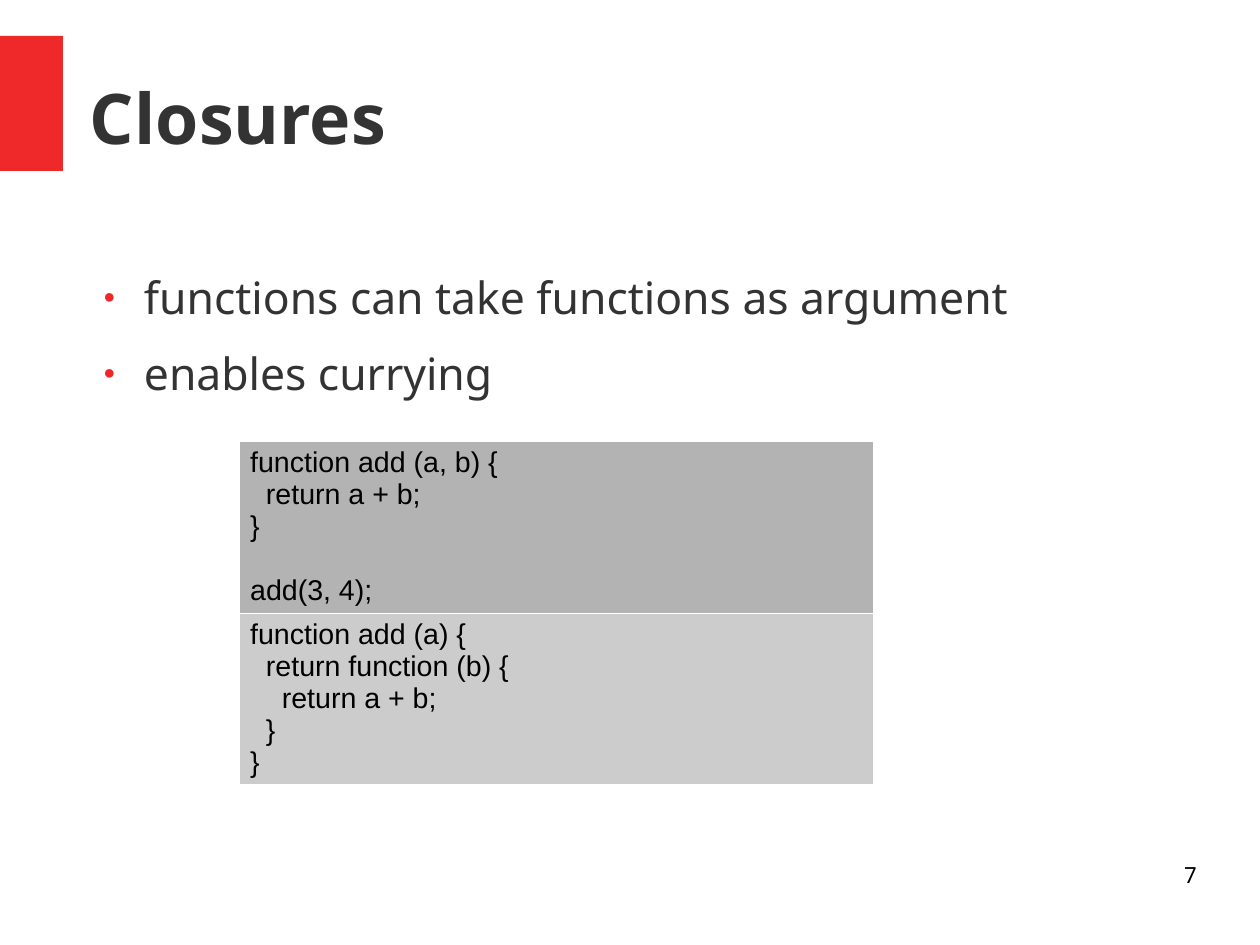
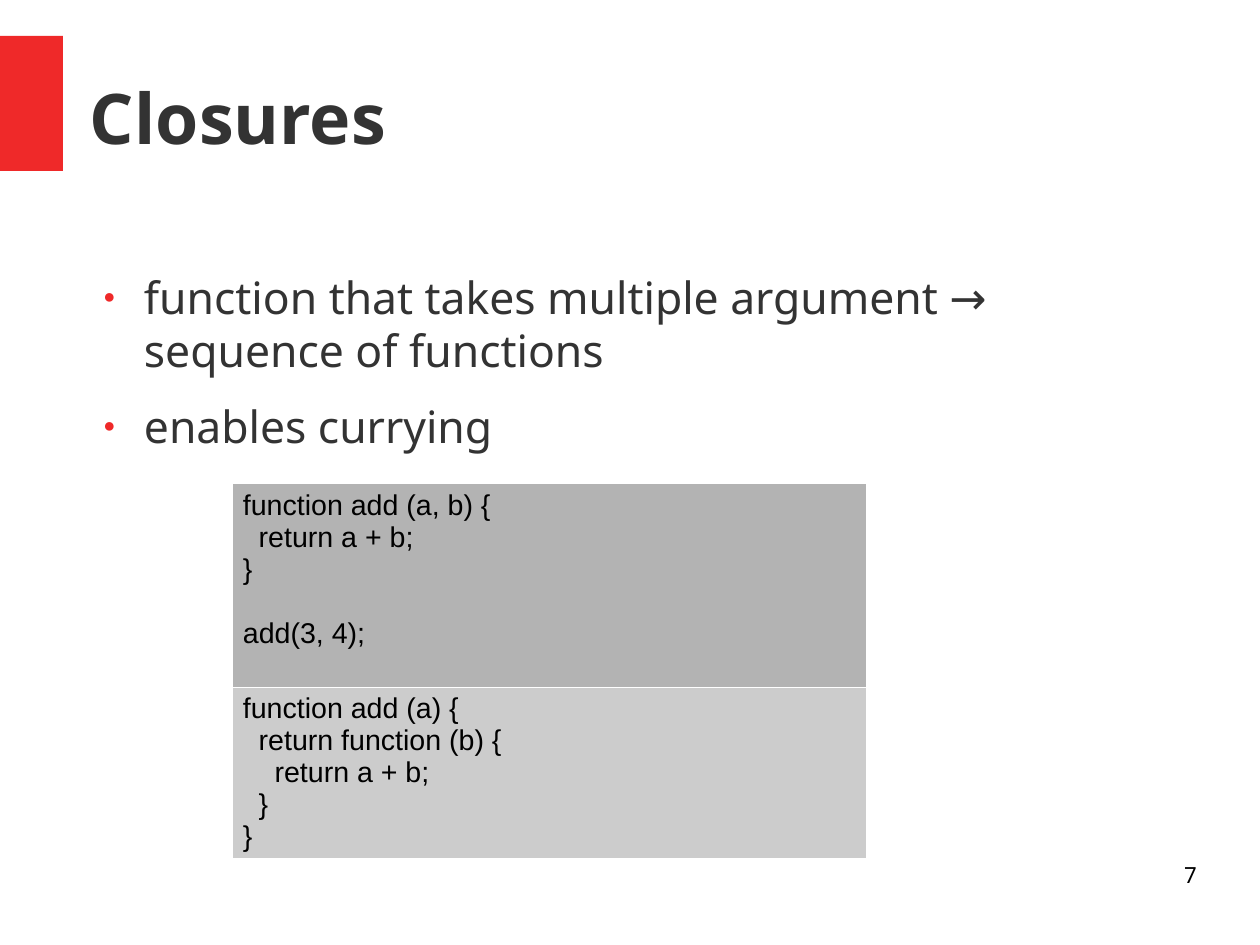
Before and after one commit to simonmtr/inf-fwpm-objective-c-bool-parser, a slide deck: slide 7 of presentation/presentation.odp. Drawn at 1260x945 pixels with LibreOffice and Linux fonts; fonts in the diff are those of the drawing. Boxes give left, top, right and bottom in pixels: in the first picture for what was removed or moved away, otherwise in the second. Text is boxed around its words. In the diff, an @@ line names an element or a change of style, - is before the commit and + after.

Commit message:
pdf presentation2

```diff
--- a/presentation/presentation.odp
+++ b/presentation/presentation.odp
@@ text at box(144, 280, 938, 378): text changed @@
-● functions can take functions as argument
+● function that takes multiple argument → sequence of functions
@@ table: place and size @@
-table at box(239, 441, 874, 784)
+table at box(232, 484, 867, 859)
```
Also in this commit, not shown: 2 other slides changed.
